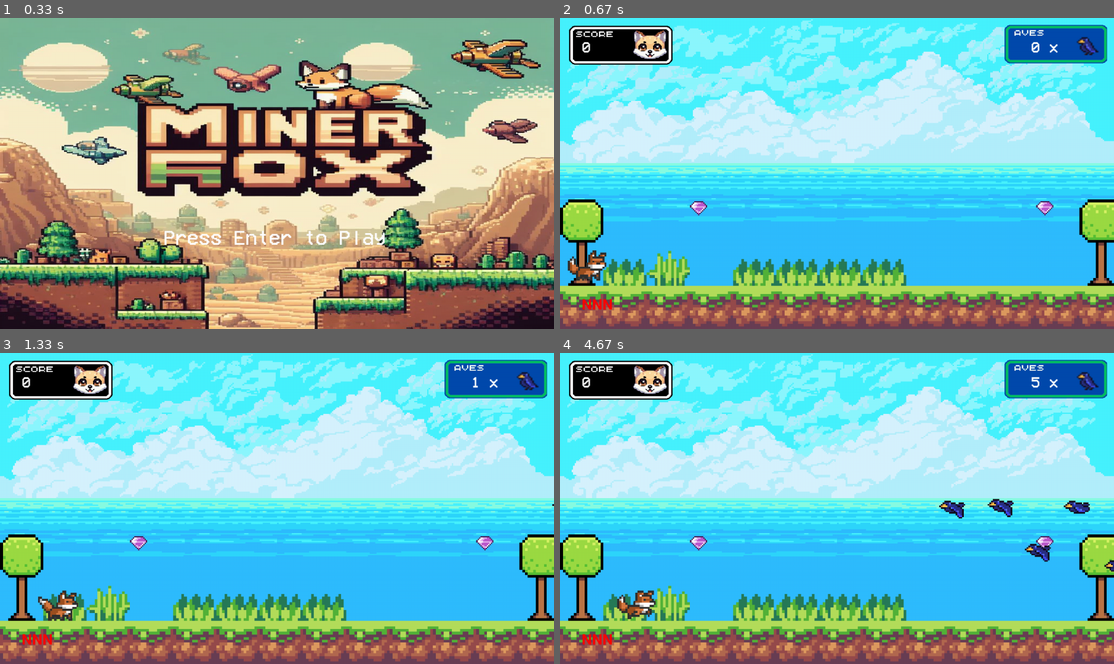
Above: before the commit, frames 1-4 (two rows, left to right).
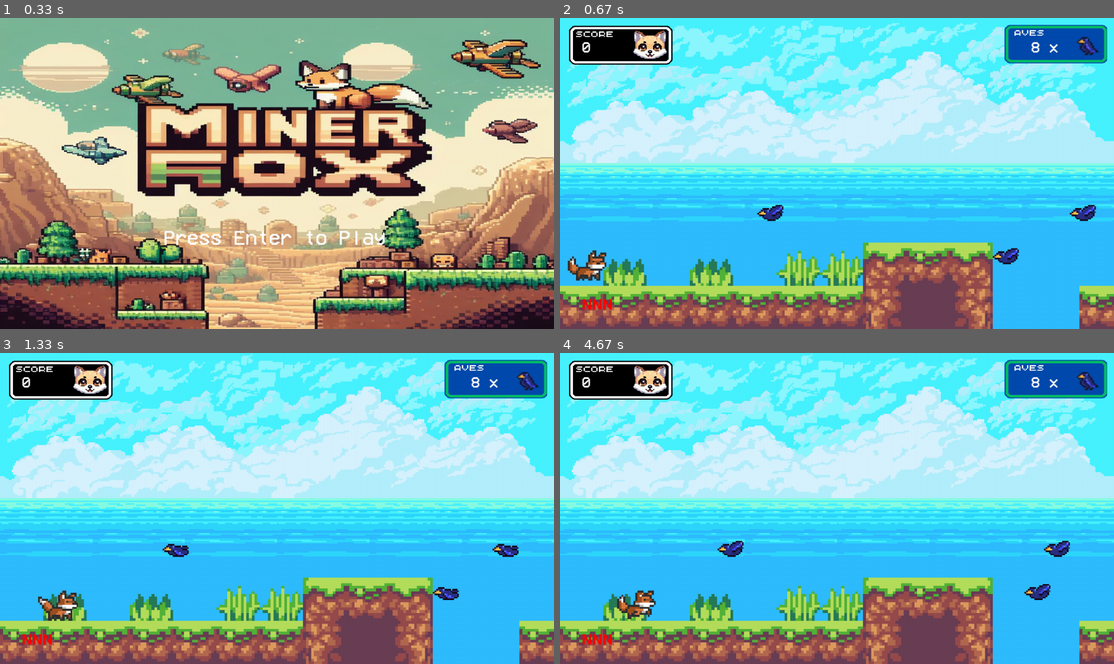
Above: after the commit, the same moments.

Repository: felbk/MinerFox---Pygame
Game: pygame game, started from setup.py
Two runs of this game, one before a commit and one after it. Both use one fixed random seed, a clock stepped at 60 frames per second and the inputs below.
Inputs:
- Up to frame 1 (0.33 s): no input
- Up to frame 2 (0.67 s): tap Keypad Enter at 0.33 s
- Up to frame 3 (1.33 s): hold D 0.67-1.13 s; hold D from 1.17 s (still down)
- Up to frame 4 (4.67 s): release D at 1.63 s; hold A 1.67-2.2 s; hold A 2.23-2.63 s; hold D 2.67-3.3 s; hold A 3.33-3.8 s; hold D 3.83-4.3 s; hold D from 4.33 s (still down)

Frame 1 is identical in both runs. In frame 2, 14% of the frame differs, in the area x 0-100%, y 7-100%; in frame 3, 14%; in frame 4, 15%.

Commit message:
ajuste nova fase3

Diff:
--- a/Fase1.py
+++ b/Fase1.py
@@ -99,6 +99,9 @@
         if delta >= intervalo:
             Ave((FASE.pos_cam[0]+WIDTH,FASE.mapa.get_height()-alturasort)).ciclo = False
             ultimoupdate = now
+            for ave in aves:
+                if ave.rect.x < FASE.pos_cam[0]:
+                    ave.kill()
 
         FASE.update()
         if len(all_diamantes.sprites()) == 0 :
--- a/setup.py
+++ b/setup.py
@@ -14,7 +14,7 @@
 QUIT = 2
 FINAL = 3
 state = HOME
-fase = 3
+fase = 1
 
 
 while not state == QUIT:
--- a/sprites.py
+++ b/sprites.py
@@ -556,7 +556,7 @@
         elif self.rect.x < 0:
             self.kill()
         else:
-            self.vx = -2
+            self.vx = -2.5
 
         self.rect.y = self.pos[1]
         self.anima()
